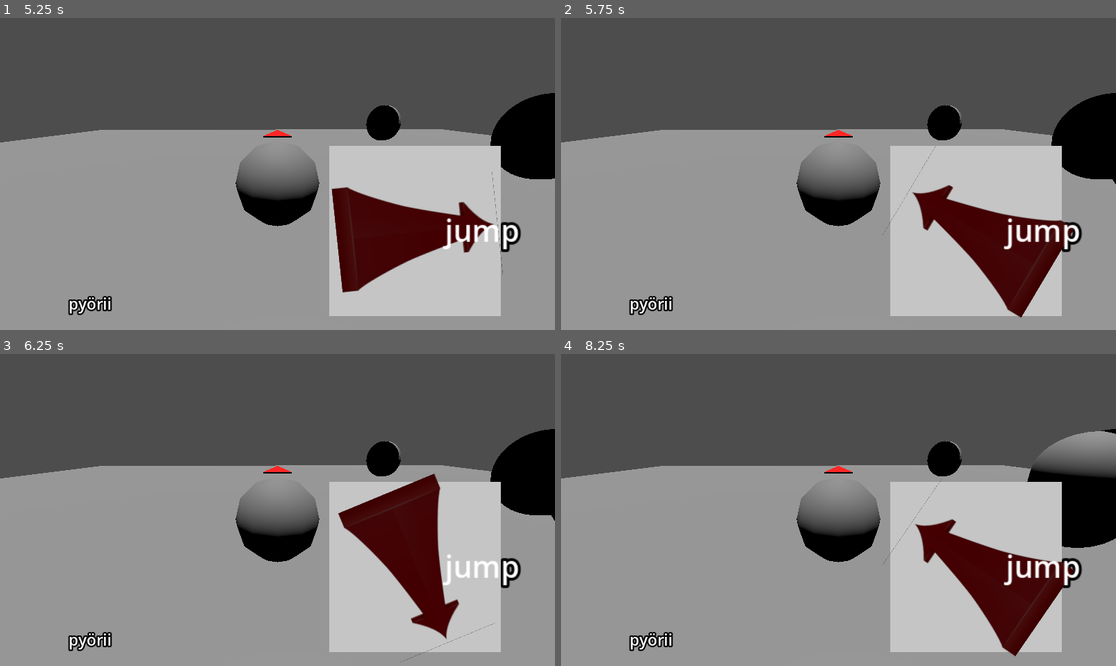
Above: before the commit, frames 1-4 (two rows, left to right).
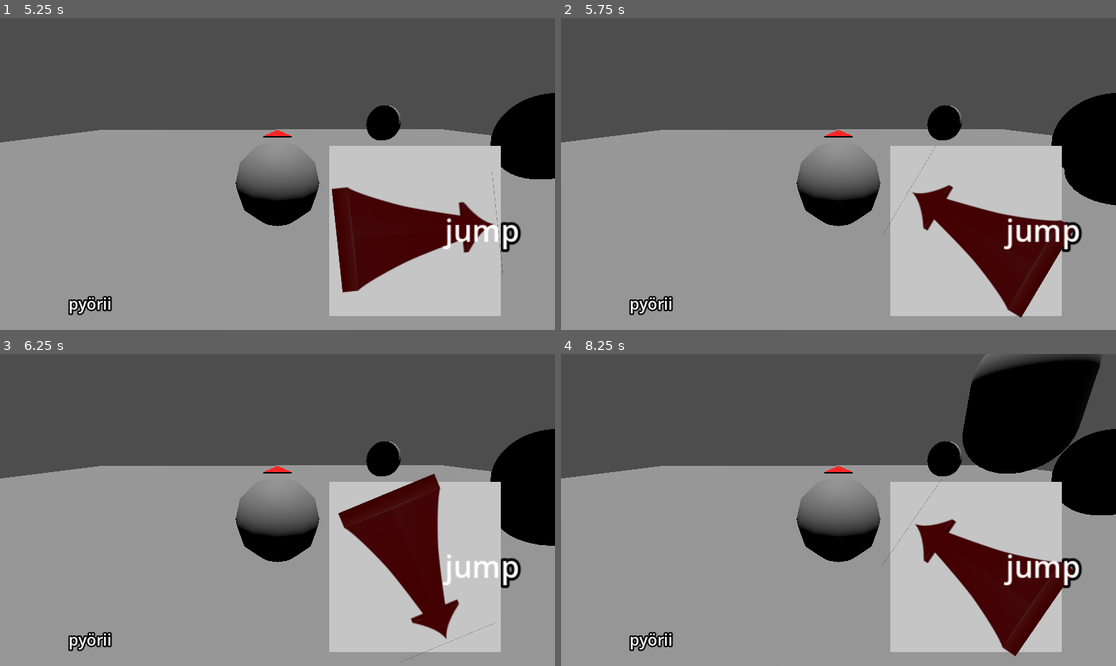
Above: after the commit, the same moments.

Repository: JaaskelainenL/tik-gamejam
Game: Godot game, scene res://scenes/game.tscn
Same seed, same stepped clock (60 frames per second), same inputs: the game is played once before the commit and once after it.
Inputs:
- Up to frame 1 (5.25 s): tap Enter (ui_accept) at 0.5, 0.77, 1.52, 3.02, 3.77, 4.52 s
- Up to frame 2 (5.75 s): no input
- Up to frame 3 (6.25 s): tap Enter (ui_accept) at 6.02 s
- Up to frame 4 (8.25 s): tap Enter (ui_accept) at 6.77, 7.52 s

Frame 1 is identical in both runs. In frame 2, 0.6% of the frame differs, in the area x 90-100%, y 48-61%; in frame 3, 0.9%; in frame 4, 9.6%, in the area x 72-100%, y 0-63%.

Commit message:
fix enemy jumping

Diff:
--- a/project.godot
+++ b/project.godot
@@ -14,3 +14,7 @@
 run/main_scene="res://scenes/game.tscn"
 config/features=PackedStringArray("4.3", "Forward Plus")
 config/icon="res://icon.svg"
+
+[physics]
+
+common/max_physics_steps_per_frame=100
--- a/scenes/enemy.gd
+++ b/scenes/enemy.gd
@@ -11,6 +11,7 @@
 const JUMP_DISTANCE = 5.0
 const JUMP_COOLDOWN: float = 3.0
 var JUMP_TIMER: float = 0.0
+var jumping = false
 
 var player: Node3D = null
 
@@ -33,8 +34,10 @@
 		velocity.y += GRAVITY * delta
 		velocity.y = max(velocity.y, MAX_FALL_SPEED)  # Limit fall speed
 	else:
-		position.y += 0.001
-		velocity.y = 0  # Reset Y velocity when on the floor
+		if !jumping:
+			velocity.y = 0
+		jumping = false
+		#position.y += 0.001
 
 	if velocity.length() > 0:
 		velocity = velocity.normalized() * max(velocity.length() - DECELERATION * delta, 0)
@@ -53,7 +56,6 @@
 	for i in range(get_slide_collision_count()):
 		var collision = get_slide_collision(i)
 		var collider = collision.get_collider()
-		print(str(collider.name))
 		if collider.name == "killplane":
 			queue_free()
 		elif collider.name == "Bullet":
@@ -74,6 +76,8 @@
 			# Set the horizontal velocity towards the player
 		velocity.x = direction_to_player.x * JUMP_DISTANCE
 		velocity.z = direction_to_player.z * JUMP_DISTANCE
+		velocity.y = JUMP_DISTANCE
+		jumping = true
 
 		print("Jumping towards player!")
 
